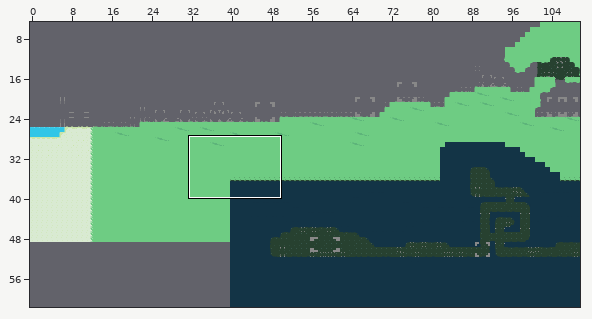
Tiled map -- files/map.tmx. Above: a wide view before the commit, with the close-up outlined.
Close-up. First the earlier version:
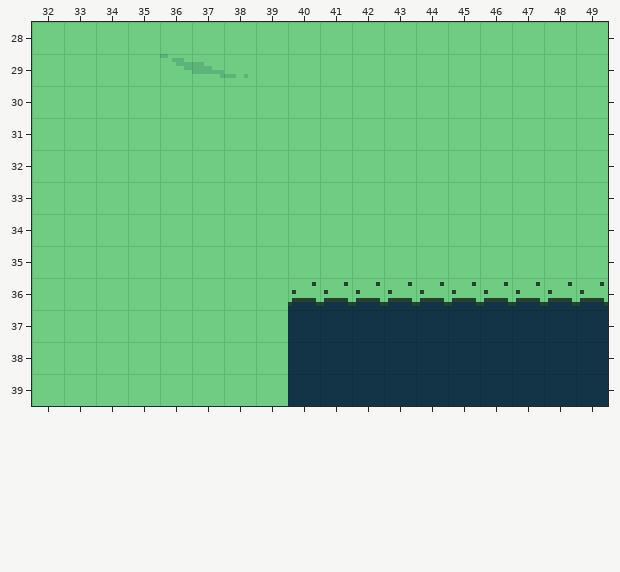
Cells are 8x8 px. Shown: x 32..49, y 28..39. The commit also changed other parts of the map, which this record leaves out.
Once edited:
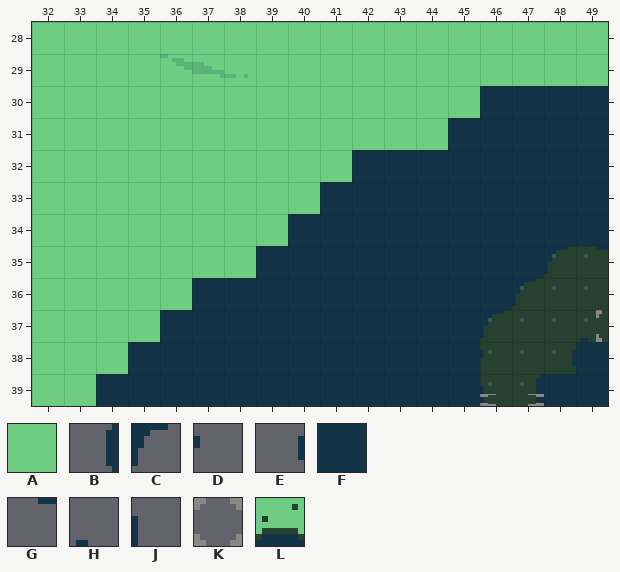
Key: from "tiles": A 0, B 8, C 19, D 34, E 35, F 38, G 40, H 42, J 44, K 50, L 57.
_ is an empty cell.
Objects are placed by their top-left corner, in cells (3,4 is the top-left corner of cell 3,4); size is 1x1 cell unless given.
Changes in this commit:
Layer "tiles":
Tile A gives way to tile F in row 30 at x 46 to 49; in row 31 at x 45 to 49; in row 32 at x 42 to 49; in row 33 at x 41 to 49; in row 34 at x 40 to 49; in row 35 at x 39 to 47.
Tile A gives way to tile F in row 36 at x 37 to 39; in row 37 at x 36 to 39; in row 38 at x 35 to 39; in row 39 at x 34 to 39.
Tile L gives way to tile F in row 36 at x 40 to 46.
The author cleared tile A in row 35 at x 48 to 49.
The author cleared tile F in row 37 at x 46 to 49; in row 38 at x 46 to 48; in row 39 at x 46 to 47.
The author cleared tile L in row 36 at x 47 to 49.
Layer "foregroundTiles":
The edit adds tile B in row 39 at x 47.
The edit adds tile C in row 35 at x 48; in row 36 at x 47; in row 37 at x 46.
The edit adds tile D in row 38 at x 46.
The edit adds tile E in row 38 at x 48.
The edit adds tile G in row 35 at x 49.
The edit adds tile H in row 37 at x 49.
The edit adds tile J in row 39 at x 46.
Layer "events":
A new object: K "cavePlant" at 49.6,37 size 0.8x1.
A new object: K "platform" at 46,39.6 size 2x0.4.
